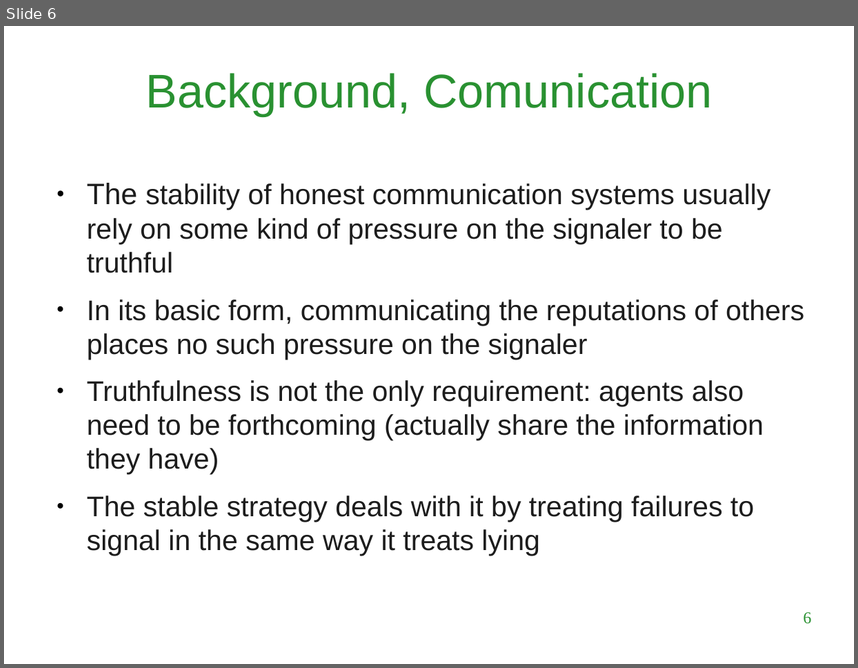
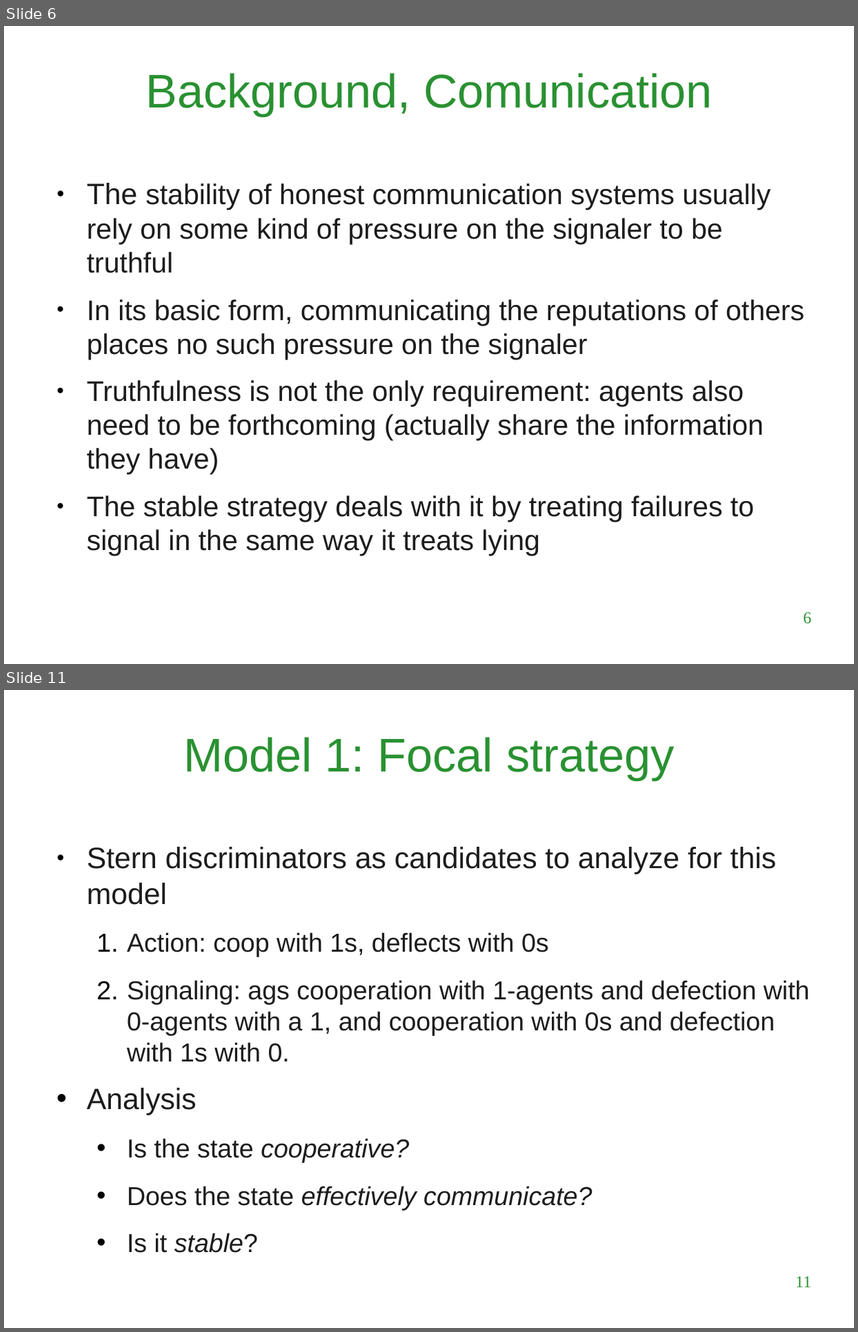
Before and after one commit to LuigiBrosNin/UNI, a slide deck: Master first year/Complex systems and network science/Tit_for_tatting_presentation.odp. Shown one above the other, each under a label of ours: slide 6 before the commit, slides 6 and 11 after it; the slides between them are not shown. The pictures are 858x668 and 858x1332 pixels, drawn with LibreOffice and Linux fonts; fonts in the diff are those of the drawing; background and template pictures are left out. Boxes give left, top, right and bottom in pixels: in the first picture for what was removed or moved away, otherwise in the second. Text is boxed around its words. In the diff, an @@ line names an element or a change of style, - is before the commit and + after.

```diff
--- a/Master first year/Complex systems and network science/Tit_for_tatting_presentation.odp
+++ b/Master first year/Complex systems and network science/Tit_for_tatting_presentation.odp
@@ slide 11 added at <box>4,690,854,1328</box>, background #FFFFFF @@
@@ title added at <box>184,737,674,780</box>, 40 pt, text #299131 @@
+Model 1: Focal strategy
@@ text added at <box>87,847,810,1210</box>, 22 pt, text #1C1C1C @@
+● Stern discriminators as candidates to analyze for this model
+  1. Action: coop with 1s, deflects with 0s
+  2. Signaling: ags cooperation with 1-agents and defection with 0-agents with a 1, and cooperation with 0s and defection with 1s with 0.
+• Analysis
+  • Is the state cooperative?
+  • Does the state effectively communicate?
+  • Is it stable?
@@ page number added at <box>795,1276,811,1287</box>, 14 pt, text #299131 @@
+11
```
Also in this commit, not shown: 2 slides changed, 6 other slides added, 2 slides removed, 1 other file.
